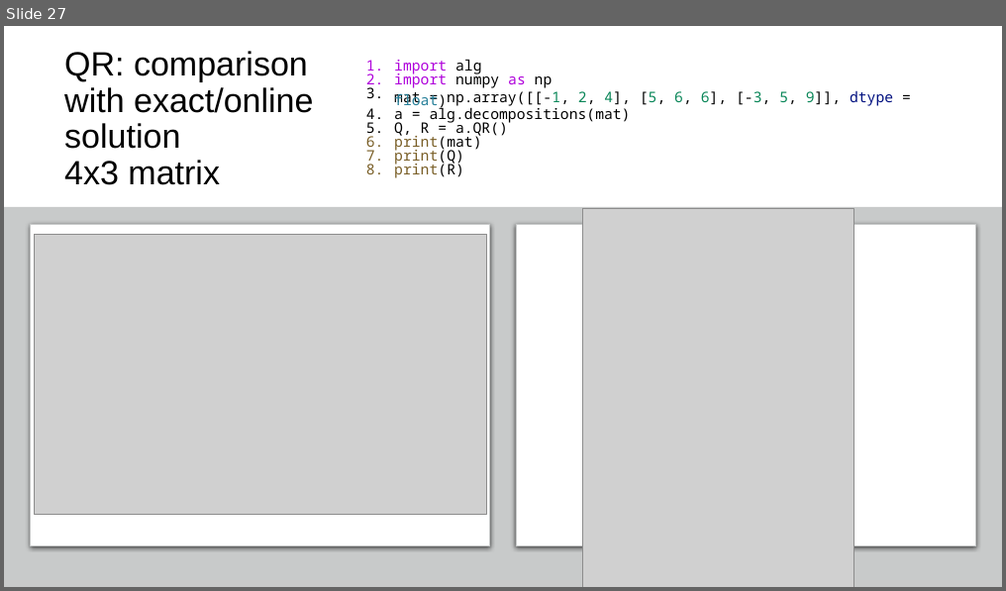
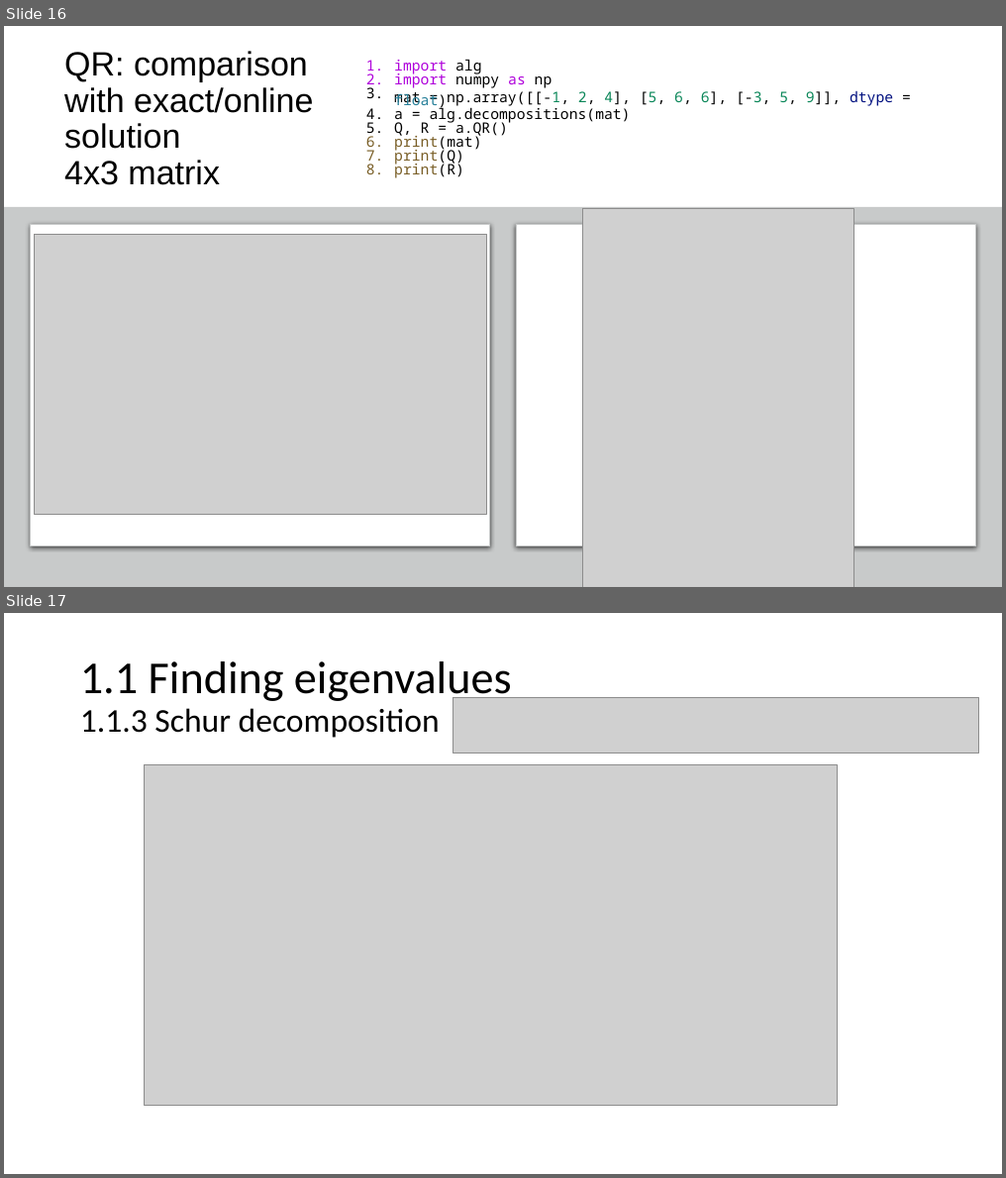
Before and after one commit to netalydana28/Python2, a slide deck: project3/algebra.pptx. Shown one above the other, each under a label of ours: slide 27 before the commit, slides 16 and 17 after it. The pictures are 1006x591 and 1006x1178 pixels, drawn with LibreOffice and Linux fonts; fonts in the diff are those of the drawing; grey boxes stand for pictures. Boxes give left, top, right and bottom in pixels: in the first picture for what was removed or moved away, otherwise in the second. Text is boxed around its words. In the diff, an @@ line names an element or a change of style, - is before the commit and + after.

```diff
--- a/project3/algebra.pptx
+++ b/project3/algebra.pptx
@@ slide 17 added at <box>4,613,1002,1174</box>, background #FFFFFF @@
@@ title added at <box>80,662,512,738</box>, 32 pt, text #000000 @@
+1.1 Finding eigenvalues
+1.1.3 Schur decomposition
@@ picture added at <box>453,697,979,753</box> @@
@@ picture added at <box>144,764,838,1106</box> @@
@@ what was slide 27 is now slide 16 @@
```
Also in this commit, not shown: 4 slides changed, 12 other slides added, 5 slides removed, 2 other files.
